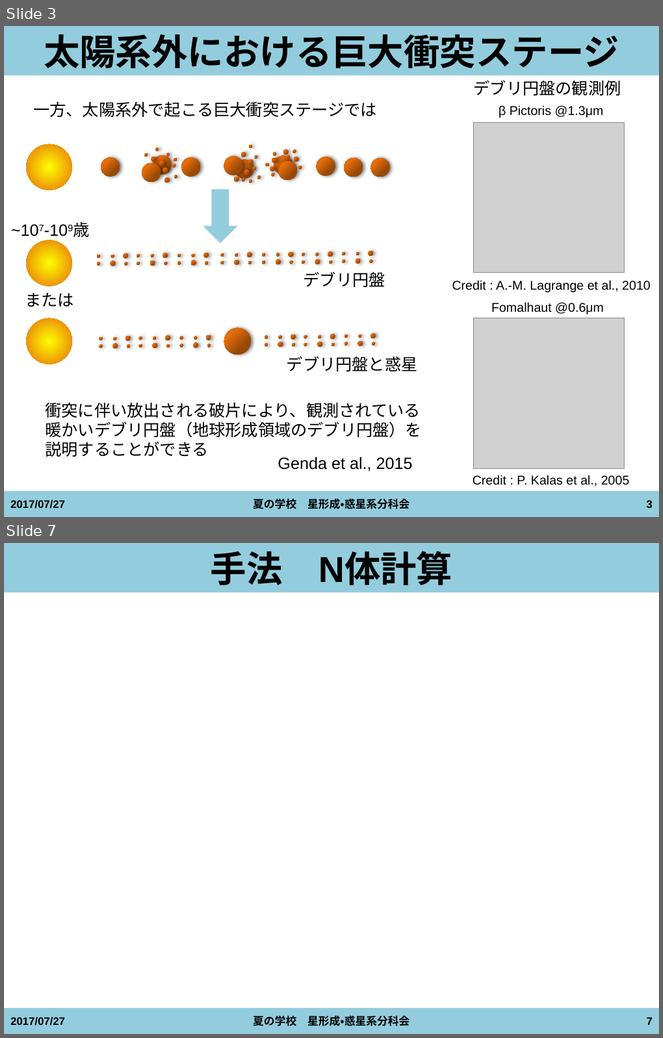
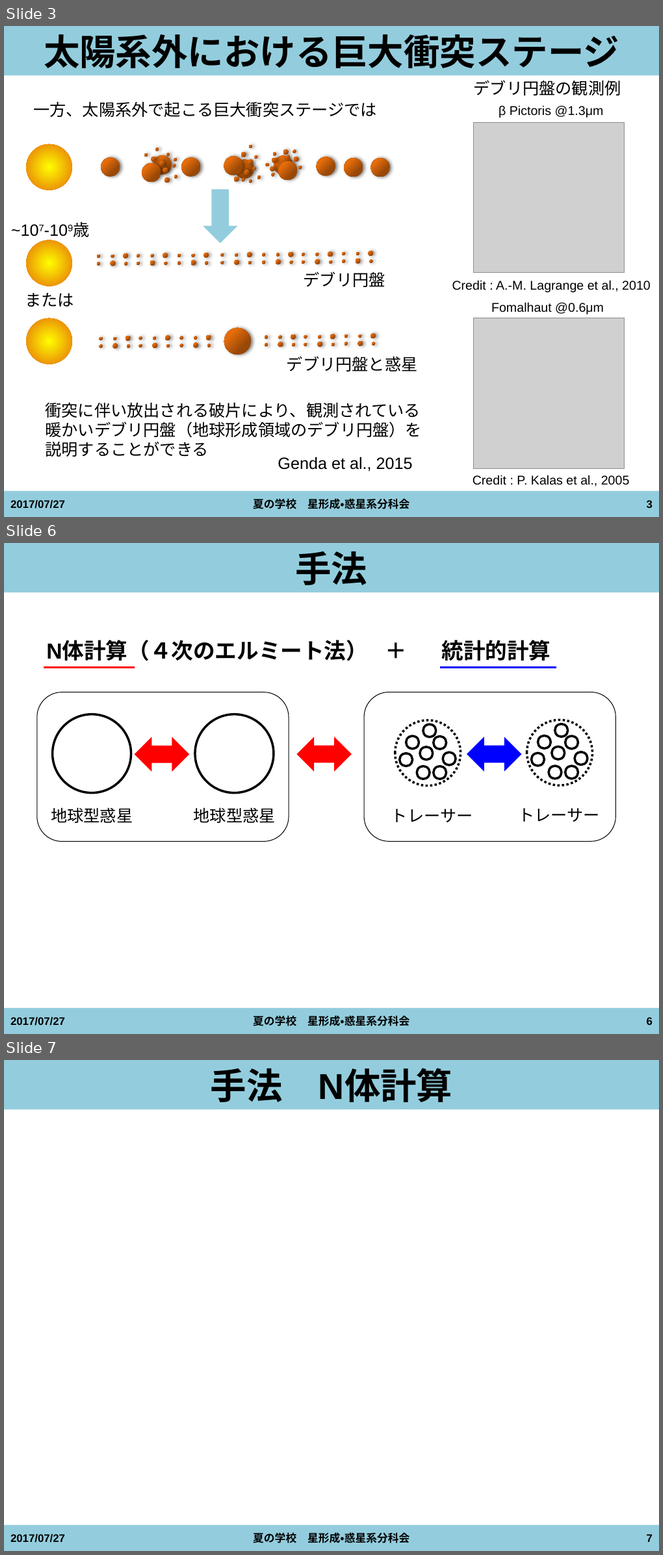
Before and after one commit to kazpc1215/Summer_School_2017, a slide deck: isoya20170727_ver1.pptx. Shown one above the other, each under a label of ours: slides 3 and 7 before the commit, slides 3, 6 and 7 after it; the slides between them are not shown. The pictures are 663x1038 and 663x1555 pixels, drawn with LibreOffice and Linux fonts; fonts in the diff are those of the drawing; grey boxes stand for pictures. Boxes give left, top, right and bottom in pixels: in the first picture for what was removed or moved away, otherwise in the second. Text is boxed around its words. In the diff, an @@ line names an element or a change of style, - is before the commit and + after.

```diff
--- a/isoya20170727_ver1.pptx
+++ b/isoya20170727_ver1.pptx
@@ slide 6 added at [4,543,659,1034], background #FFFFFF; not listed: 2 template elements that a slide beside it also shows @@
@@ title added at [296,551,368,585], 39.6 pt, text #000000, bold @@
+手法
@@ text added at [380,634,415,667], 24 pt, text #000000, bold @@
+＋
@@ text added at [442,640,551,661], 24 pt, text #000000, bold @@
+統計的計算
@@ text added at [46,642,368,661], 24 pt, text #000000, bold @@
+N体計算（４次のエルミート法）
@@ line added from (43, 668) to (135, 668), #FF0000 2 pt @@
@@ line added from (440, 668) to (556, 668), #0000FF 2 pt @@
@@ group added at [36,693,288,842]: 2 ellipses, 2 texts, 1 rounded rectangle, 1 left right arrow @@
+地球型惑星
+地球型惑星
@@ left right arrow added at [297,737,352,772], fill #FF0000 @@
@@ group added at [364,693,616,842]: 18 ellipses, 2 texts, 1 rounded rectangle, 1 left right arrow @@
+トレーサー
+トレーサー
@@ text added at [10,1017,65,1026], 12 pt, text #000000, bold @@
+2017/07/27
@@ text added at [253,1016,410,1027], 12 pt, text #000000, bold @@
+夏の学校 星形成・惑星系分科会
@@ page number added at [647,1017,653,1025], 12 pt, text #000000, bold @@
+6
```
Also in this commit, not shown: 7 slides changed, 1 other slide added.
